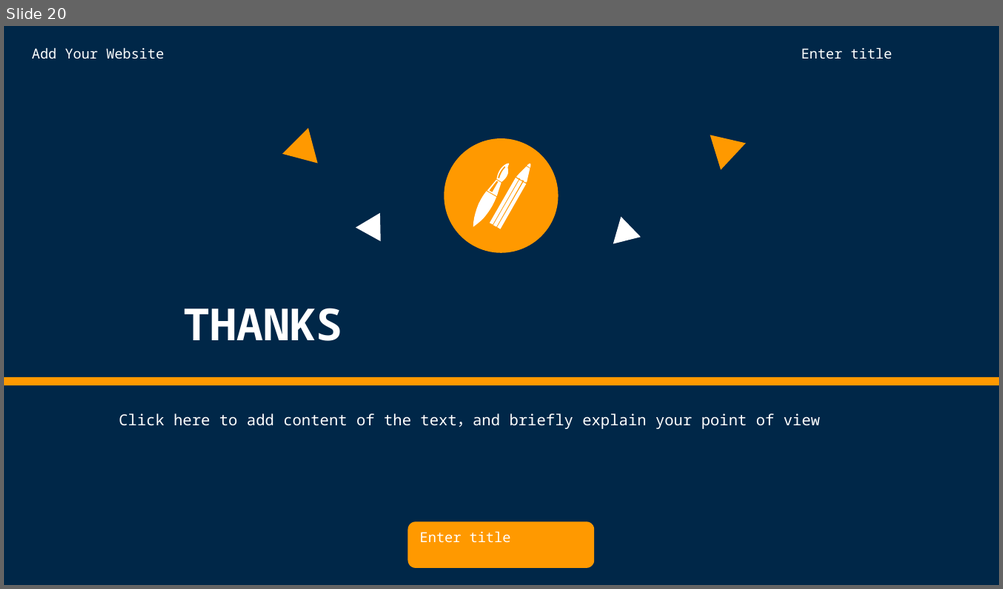
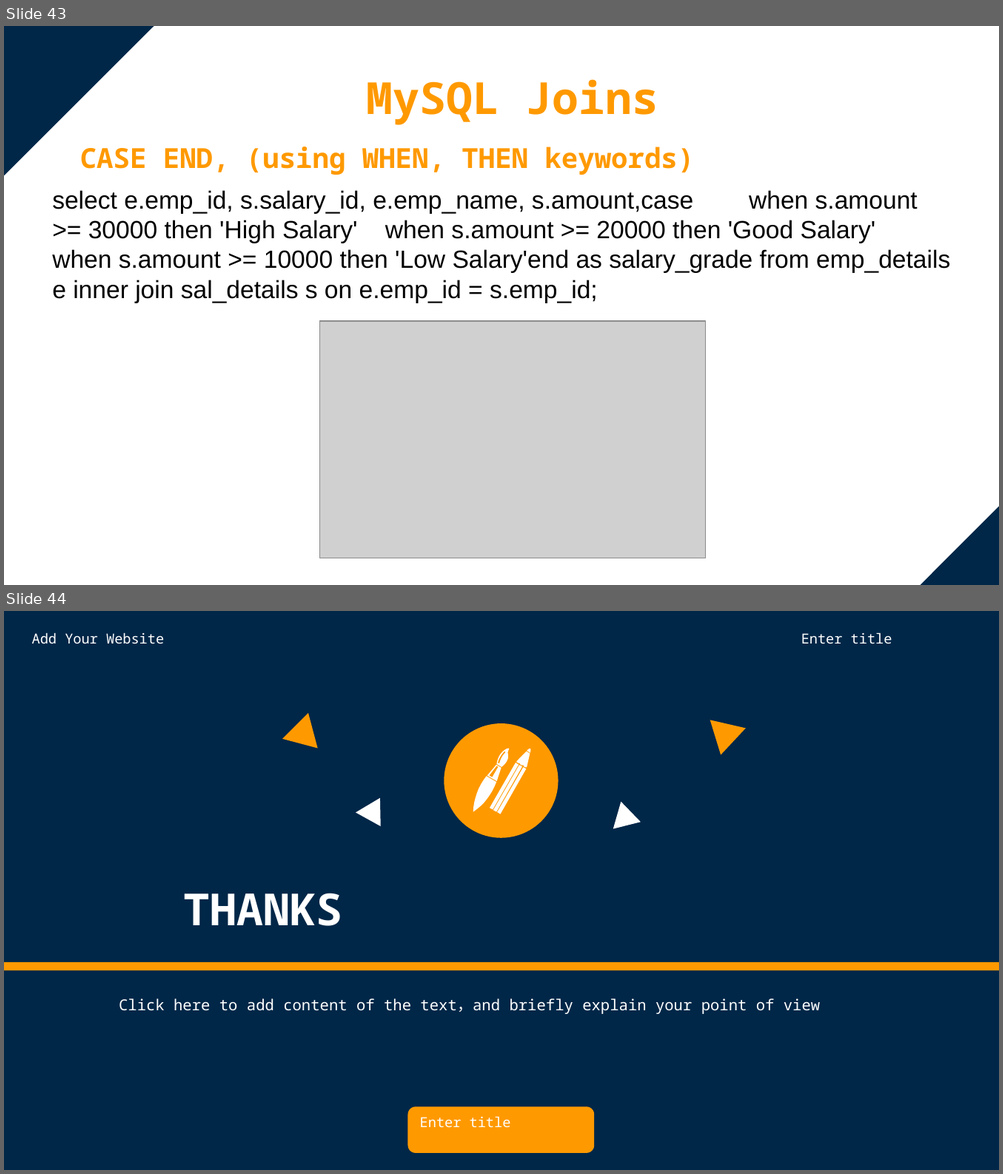
Before and after one commit to vijayadithya831/personal, a slide deck: Full Stack/SQL/Mini Project/SQL Mini Project.pptx. Shown one above the other, each under a label of ours: slide 20 before the commit, slides 43 and 44 after it. The pictures are 1003x589 and 1003x1174 pixels, drawn with LibreOffice and Linux fonts; fonts in the diff are those of the drawing; grey boxes stand for pictures. Boxes give left, top, right and bottom in pixels: in the first picture for what was removed or moved away, otherwise in the second. Text is boxed around its words. In the diff, an @@ line names an element or a change of style, - is before the commit and + after.

```diff
--- a/Full Stack/SQL/Mini Project/SQL Mini Project.pptx
+++ b/Full Stack/SQL/Mini Project/SQL Mini Project.pptx
@@ slide 43 added at bbox=[4, 26, 999, 585], background #FFFFFF @@
@@ right triangle added at bbox=[4, 26, 155, 178], fill #002748 @@
@@ text added at bbox=[367, 79, 658, 125], 32 pt, text #FF9900, bold @@
+MySQL Joins
@@ text added at bbox=[80, 147, 694, 175], 20 pt, text #FF9900, bold @@
+CASE END, (using WHEN, THEN keywords)
@@ text added at bbox=[52, 190, 950, 303], 18 pt, text #000000 @@
+select e.emp_id, s.salary_id, e.emp_name, s.amount,case when s.amount >= 30000 then 'High Salary' when s.amount >= 20000 then 'Good Salary' when s.amount >= 10000 then 'Low Salary'end as salary_grade from emp_details e inner join sal_details s on e.emp_id = s.emp_id;
@@ picture added at bbox=[319, 321, 706, 558] @@
@@ right triangle added at bbox=[916, 504, 999, 585], fill #002748 @@
@@ what was slide 20 is now slide 44 @@
```
Also in this commit, not shown: 4 slides changed, 23 other slides added, 1 other file.
